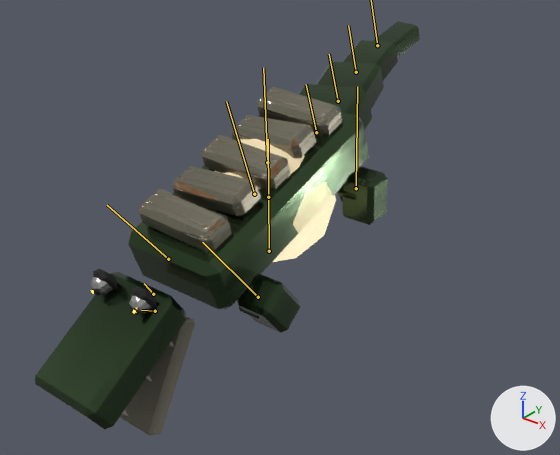
An edit to the glTF model public/creatures/sewergator.glb, drawn before and after from the same camera.
One viewpoint serves both versions: a camera (50 mm lens) standing at (7.43, -9.0, 6.1) and looking at (0.45, -0.27, 0.69). Arrows for +X, +Y and +Z are at lower right; the lights stay in place. The picture after the commit comes second. Both versions are drawn at frame 4 of the action 'attack'; the numbers are the values there. The bones that bend it are drawn over the model as lines.

The first picture shows 'sewergator_body'.
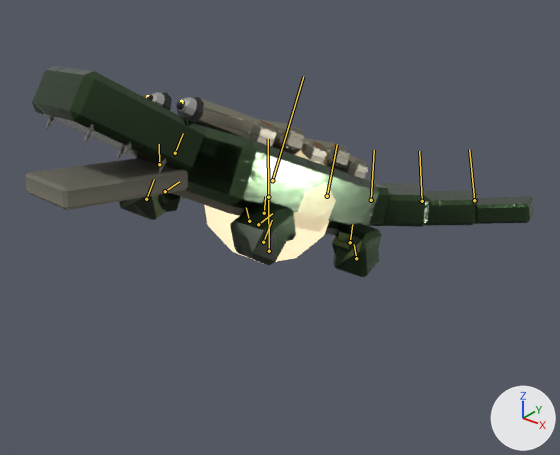
Where the change shows, as pixel boxes [x1, y1, x2, y2] in the pictures (560 x 455 px):
'sewergator_body', posed (32% wider, 49% shorter): before [35, 21, 420, 435]; after [25, 66, 534, 277]
bone 'body', root to tip: before (254, 194) to (226, 101); after (272, 180) to (303, 76)
bone 'head', root to tip: before (153, 294) to (144, 283); after (175, 153) to (183, 133)
bone 'leg_FL', root to tip: before (258, 297) to (202, 242); after (258, 224) to (272, 213)
bone 'leg_BL', root to tip: before (356, 188) to (357, 86); after (350, 242) to (352, 224)
bone 'leg_FR', root to tip: before (168, 259) to (107, 205); after (165, 191) to (179, 181)
bone 'leg_BR', root to tip: before (267, 162) to (263, 67); after (264, 213) to (265, 196)
bone 'tail_0', root to tip: before (316, 132) to (306, 84); after (327, 196) to (337, 144)
bone 'tail_1', root to tip: before (338, 101) to (329, 54); after (371, 200) to (374, 150)
bone 'tail_2', root to tip: before (356, 72) to (348, 25); after (422, 201) to (419, 151)

The edits, one by one:
Bone 'body' (bone_body) moves from (0.0, 0.06, 0.35) to (0.0, 0.14, -0.11).
Bone 'body' (bone_body) turns from (20, 0, 0) to (-27, 0, 0) degrees about its own x, y and z.
Bone 'head' (bone_head) turns from (14, 0, 0) to (-8, -13, 2) degrees about its own x, y and z.
Bone 'leg_FL' (bone_leg_fl) turns from (20, 0, 0) to (-52, 0, 0) degrees about its own x, y and z.
Bone 'leg_BL' (bone_leg_bl) turns from (-17, 0, 0) to (17, 0, 0) degrees about its own x, y and z.
Bone 'leg_FR' (bone_leg_fr) turns from (20, 0, 0) to (-52, 0, 0) degrees about its own x, y and z.
Bone 'leg_BR' (bone_leg_br) turns from (-17, 0, 0) to (17, 0, 0) degrees about its own x, y and z.
Bone 'tail_0' (bone_tail_0) turns from (0, 10, 0) to (12, -27, -6) degrees about its own x, y and z.
Bone 'tail_1' (bone_tail_1) turns from (0, 3, 0) to (11, -24, -4) degrees about its own x, y and z.
Bone 'tail_2' (bone_tail_2) turns from (0, -6, 0) to (8, -18, -2) degrees about its own x, y and z.
Bone 'tail_3' (bone_tail_3) turns from (0, -13, 0) to (3, -8, -1) degrees about its own x, y and z.
